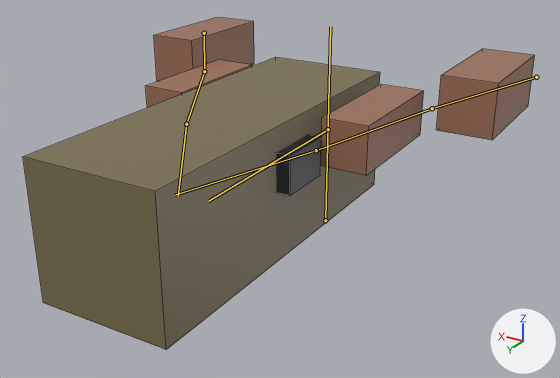
Two versions of the FBX model stw-o3de/Project/Assets/IndustrialYard/STW_INDUSTRIAL_YARD_01/FirstPerson/profiles/STW_LAUNCHER_01/STW_LAUNCHER_01_reload.fbx, one commit apart.
Both versions are drawn from a camera (50 mm lens) standing at (-0.842, 1.636, 1.077) and looking at (-0.056, 0.327, 0.422). Lighting does not change. The marker at lower right points along +X, +Y and +Z. The first picture is the older version. The bones that bend it are drawn over the model as lines. Mesh edges are drawn as thin lines.

The first picture shows 'STW_LAUNCHER_01_Body', 'STW_LAUNCHER_01_Fore_L', 'STW_LAUNCHER_01_Fore_R', 'STW_LAUNCHER_01_Hand_L', 'STW_LAUNCHER_01_Upper_L', 'STW_LAUNCHER_01_Upper_R'.
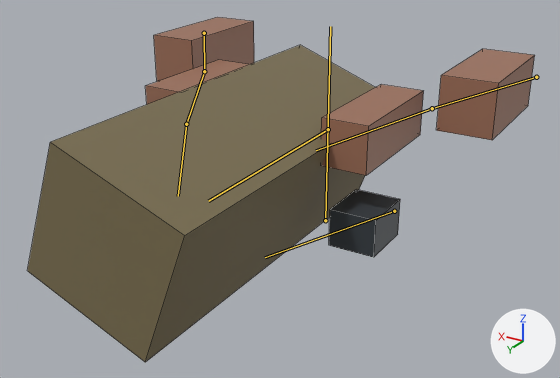
The newer file adds an action. The first version stands in its rest pose; the second is drawn at frame 36 of the action 'reload'.

Scene script edits in JSON lines:
```json
{"block": "bone_weapon", "where": "bone_weapon = bpy.data.objects['STW_LAUNCHER_01_Rig'].pose.bones['weapon']  # child of 'root'"}
{"op": "set", "path": "bone_weapon.rotation_quaternion", "old": "(1.0, 0.0, 0.0, 0.0)", "new": "(0.984, 0.0, -0.18, 0.0)", "note": "degrees (0, 0, 0) -> degrees (0, -21, 0)"}
{"block": "bone_hand_l", "where": "bone_hand_l = bpy.data.objects['STW_LAUNCHER_01_Rig'].pose.bones['hand_L']  # child of 'forearm_L'"}
{"op": "set", "path": "bone_hand_l.location", "old": "(0.0, 0.0, 0.0)", "new": "(-0.06, -0.138, -0.16)"}
```

Where the change shows, as pixel boxes [x1, y1, x2, y2] in the pictures (560 x 378 px):
```json
{"object": "STW_LAUNCHER_01_Body", "change": "posed", "before": [23, 57, 380, 350], "after": [28, 45, 375, 362], "on screen": "8% taller"}
{"object": "STW_LAUNCHER_01_Hand_L", "change": "posed", "before": [276, 135, 321, 196], "after": [329, 189, 400, 257]}
{"bone": "hand_L", "before": "(316, 150) to (174, 195)", "after": "(394, 211) to (265, 257)"}
```
